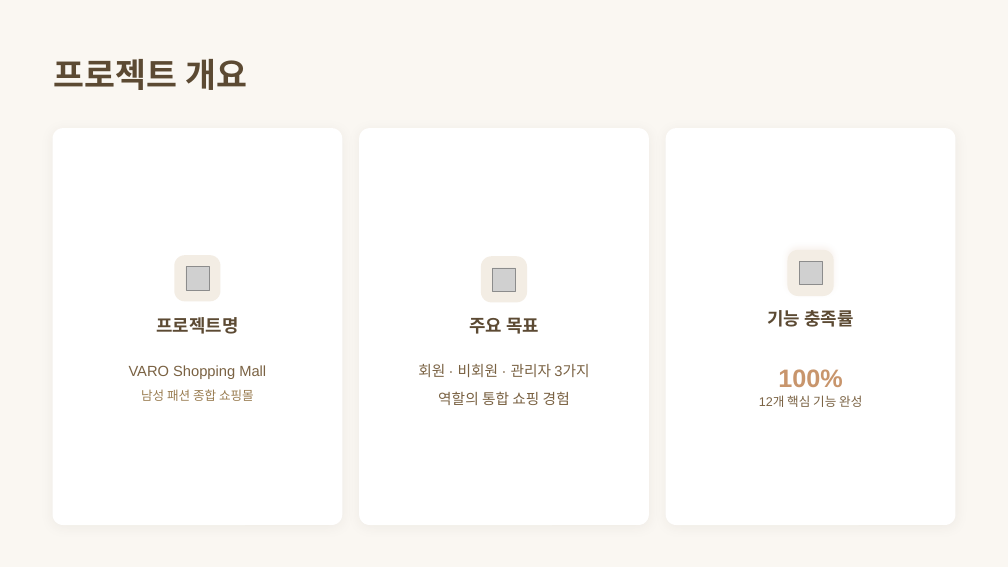
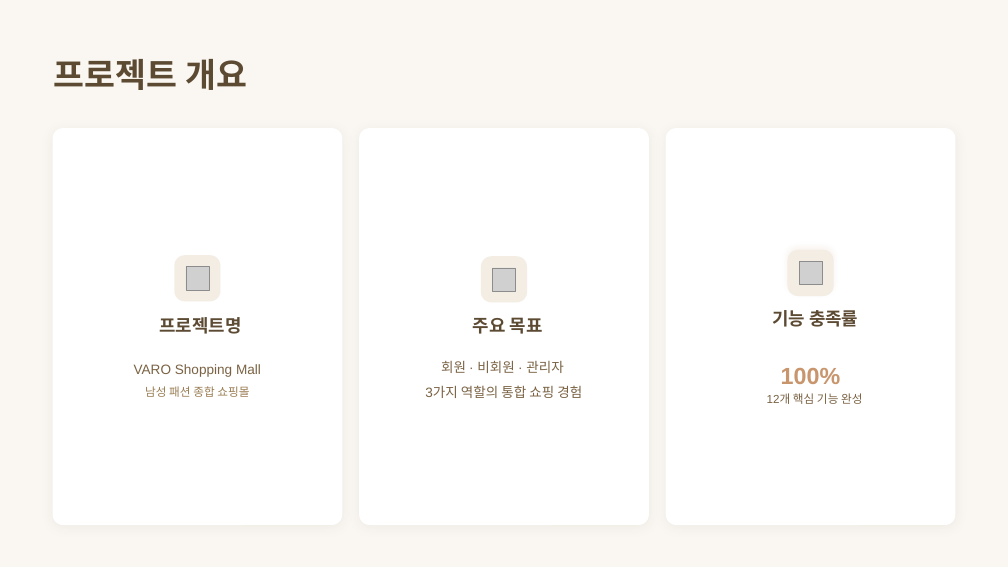
Before and after one commit to HaYul0611/varo-shopping-mall, a slide deck: slide 3 of tmp/프로젝트 제출양식/VARO_ShoppingMall.pptx. Drawn at 1008x567 pixels with LibreOffice and Linux fonts; fonts in the diff are those of the drawing; grey boxes stand for pictures. Boxes give left, top, right and bottom in pixels: in the first picture for what was removed or moved away, otherwise in the second. Text is boxed around its words. In the diff, an @@ line names an element or a change of style, - is before the commit and + after.

```diff
--- a/tmp/프로젝트 제출양식/VARO_ShoppingMall.pptx
+++ b/tmp/프로젝트 제출양식/VARO_ShoppingMall.pptx
@@ text "주요 목표" moved from (x1=469, y1=317, x2=539, y2=334) to (x1=473, y1=317, x2=543, y2=334) @@
@@ text "기능 충족률" moved from (x1=767, y1=310, x2=853, y2=327) to (x1=772, y1=310, x2=858, y2=327) @@
@@ text "VARO Shopping Mall 남성 패션 ..." at (x1=134, y1=364, x2=261, y2=397): size 21 to 19.4 pt in "VARO Shopping Mall"; size 18 to 16.6 pt in "남성 패션 종합 쇼핑몰" @@
@@ text "회원 · 비회원 · 관리자 ..." at (x1=425, y1=361, x2=582, y2=398): size 21 to 19.4 pt; line spacing 1.6 to 1.5 @@
@@ text "100%" at (x1=781, y1=368, x2=841, y2=384): size 36 to 33.3 pt @@
@@ text "12개 핵심 기능 완성" at (x1=767, y1=393, x2=862, y2=404): size 18 to 16.6 pt; line spacing 1.6 to 1.5 @@
```
Also in this commit, not shown: 12 other slides changed, 2 slides added, 8 other files.
